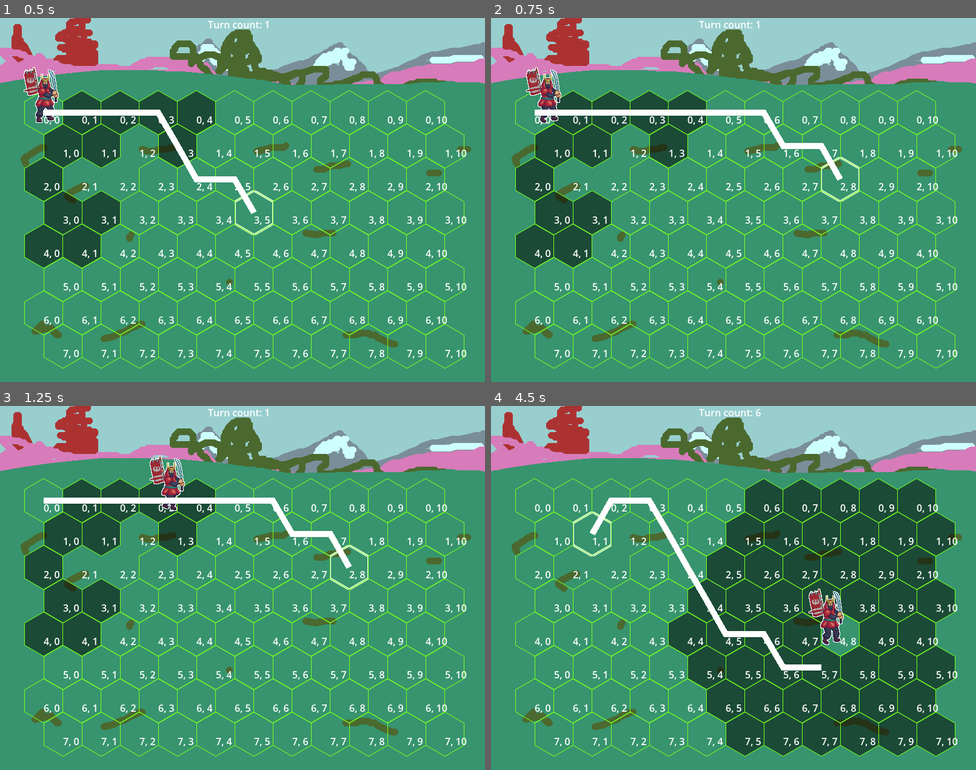
Above: before the commit, frames 1-4 (two rows, left to right).
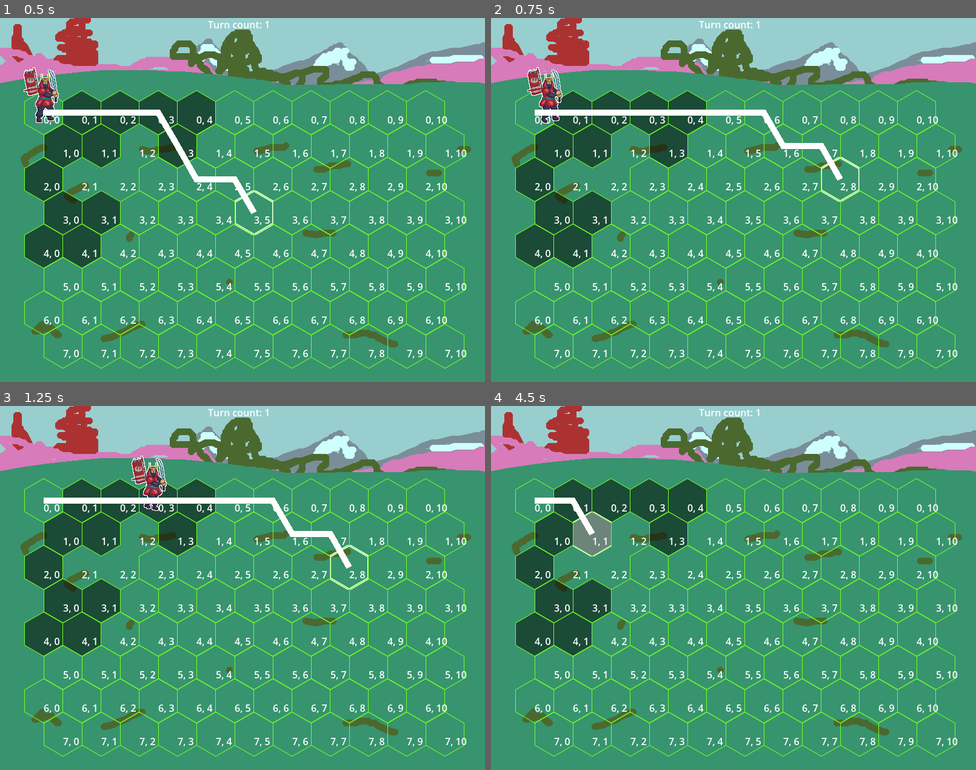
Above: after the commit, the same moments.

Repository: akrupych/nebula
Game: Godot game, scene res://scenes/battle.tscn
The game is run twice, just before and just after one commit, with the same random seed, the same clock (stepped at 60 frames per second) and the same inputs.
Inputs (mouse positions are in pixels of both pictures, inside the frame that each line leads up to):
- Up to frame 1 (0.5 s): no input
- Up to frame 2 (0.75 s): move the mouse to (840, 181) at 0.52 s; click (840, 181) at 0.6 s
- Up to frame 3 (1.25 s): no input
- Up to frame 4 (4.5 s): move the mouse to (636, 606) at 1.27 s; click (636, 606) at 1.35 s; move the mouse to (782, 507) at 2.02 s; click (782, 507) at 2.1 s; move the mouse to (709, 660) at 2.77 s; click (709, 660) at 2.85 s; move the mouse to (879, 642) at 3.52 s; click (879, 642) at 3.6 s; move the mouse to (588, 533) at 4.27 s; click (588, 533) at 4.35 s

Frame 1 is identical in both runs. In frame 2, 0.4% of the frame differs, in the area x 7-15%, y 13-29%; in frame 3, 1.0%; in frame 4, 42%, in the area x 5-96%, y 0-97%.

Commit message:
change movement logics

Diff:
--- a/project.godot
+++ b/project.godot
@@ -31,5 +31,4 @@
 [rendering]
 
 textures/canvas_textures/default_texture_filter=0
-renderer/rendering_method="gl_compatibility"
-renderer/rendering_method.mobile="gl_compatibility"
+renderer/rendering_method="mobile"
--- a/scripts/game.gd
+++ b/scripts/game.gd
@@ -6,10 +6,12 @@
 
 var reachable_pivot: Hex
 
+# todo check highlighted_hex + current_unit.hex instead
 var highlighted_hex: Hex = null
 var last_navigated: Hex = null
 var nav_line: Line2D = null
 const HEXAGON_DEFAULT_TEXTURE = preload("res://sprites/hexagon.png")
+# todo rename to underscore without whitespace
 const HEXAGON_FILLED_TEXTURE = preload("res://sprites/hexagon filled.png")
 
 var a_star: AStar3D = AStar3D.new()
@@ -43,48 +45,40 @@
 		turn_counter.text = "Turn count: " + str(turn_number + 1)
 
 	var current_unit: Unit = units[turn_order]
-
-	if is_there_unit_movement:
-		if movement_path.size() < 2:
-			is_there_unit_movement = false
-			movement_path = []
-			movement_turn = 1
-			turn_order += 1
-		else:
-			var from: Hex = movement_path[0]
-			var to: Hex = movement_path[1]
-			var path_step: Vector2 = (to.position - from.position) / MOVEMENT_TURNS
-			current_unit.position = from.position + (path_step * movement_turn) + unit_offset_to_hex
-			movement_turn += 1
-
-			if movement_turn > MOVEMENT_TURNS:
-				print(movement_path)
-				movement_path.pop_front()
-				movement_turn = 1
-				current_unit.underlying_hex = get_hex_at_pos(current_unit.position)
 	if highlighted_hex != null:
 		show_path(current_unit.underlying_hex.get_grid_coordinates(), highlighted_hex.get_grid_coordinates())
-
-		if !is_there_unit_movement and Input.is_action_just_released("left_mouse_button"):
-			var start: Hex = current_unit.underlying_hex
-			var destination: Hex = get_hex_at_cursor()
-
-			var id_path: PackedInt64Array = a_star.get_id_path(get_id_by_pos(start.get_grid_coordinates()), get_id_by_pos(destination.get_grid_coordinates()))
-			movement_path = []
-			for id in id_path:
-				var next_hex: Hex = grid.get_hex_by_pos(get_pos_by_id(id))
-
-				if next_hex.texture == HEXAGON_FILLED_TEXTURE or next_hex == current_unit.underlying_hex:
-					movement_path.append(next_hex)
-				else:
-					break
-
-			is_there_unit_movement = true
-			unit_offset_to_hex = current_unit.position - current_unit.underlying_hex.position
 	if !is_there_unit_movement and reachable_pivot != current_unit.underlying_hex:
 		reachable_pivot = current_unit.underlying_hex
 		grid.reset_grid_textures()
 		fill_reachable(reachable_pivot, 4)
+
+func _input(event: InputEvent):
+	# Check if this is a mouse button event
+	if event is InputEventMouseButton:
+		# BUTTON_LEFT is a built‑in constant for the left mouse button
+		if event.button_index == MOUSE_BUTTON_LEFT and event.is_released() and highlighted_hex != null:
+			is_there_unit_movement = true
+			var start: Hex = units[turn_order].underlying_hex
+			var destination: Hex = get_hex_at_cursor()
+
+			var id_path: PackedInt64Array = a_star.get_id_path(get_id_by_pos(start.get_grid_coordinates()), get_id_by_pos(destination.get_grid_coordinates()))
+			movement_path = []
+			unit_offset_to_hex = units[turn_order].position - units[turn_order].underlying_hex.position
+			var tween = create_tween()
+			for id in id_path:
+				var next_hex: Hex = grid.get_hex_by_pos(get_pos_by_id(id))
+
+				if next_hex.texture == HEXAGON_FILLED_TEXTURE:
+					tween.chain().tween_property(
+						units[turn_order],
+						"position",
+						next_hex.position + unit_offset_to_hex,
+						.2
+					)
+					if id == id_path[id_path.size()-1]:
+						await tween.finished
+						is_there_unit_movement = false
+						units[turn_order].underlying_hex = next_hex
 
 func show_path(start: Vector2, end: Vector2):
 	var point_offset: Vector2 = Vector2(0, -20)
